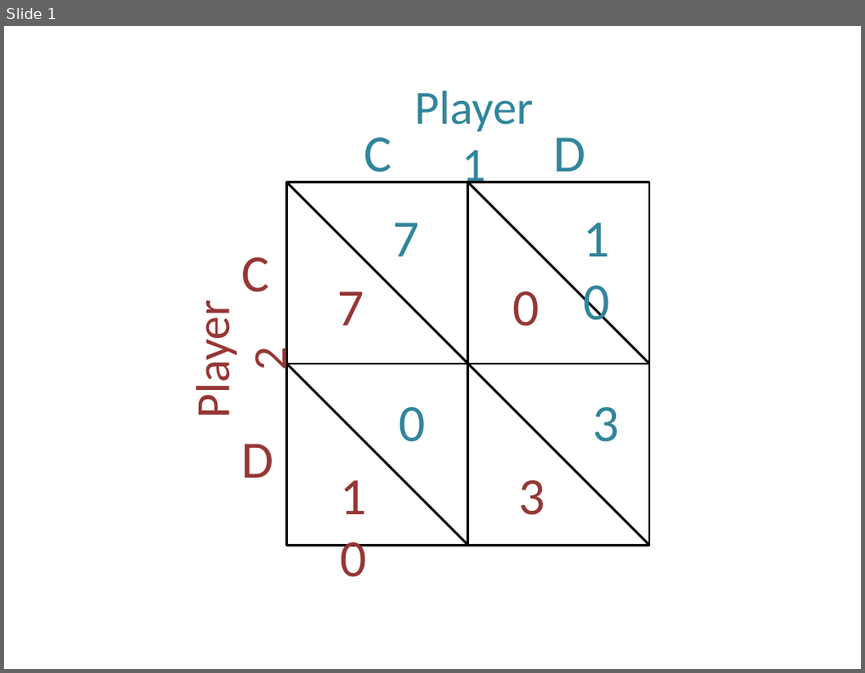
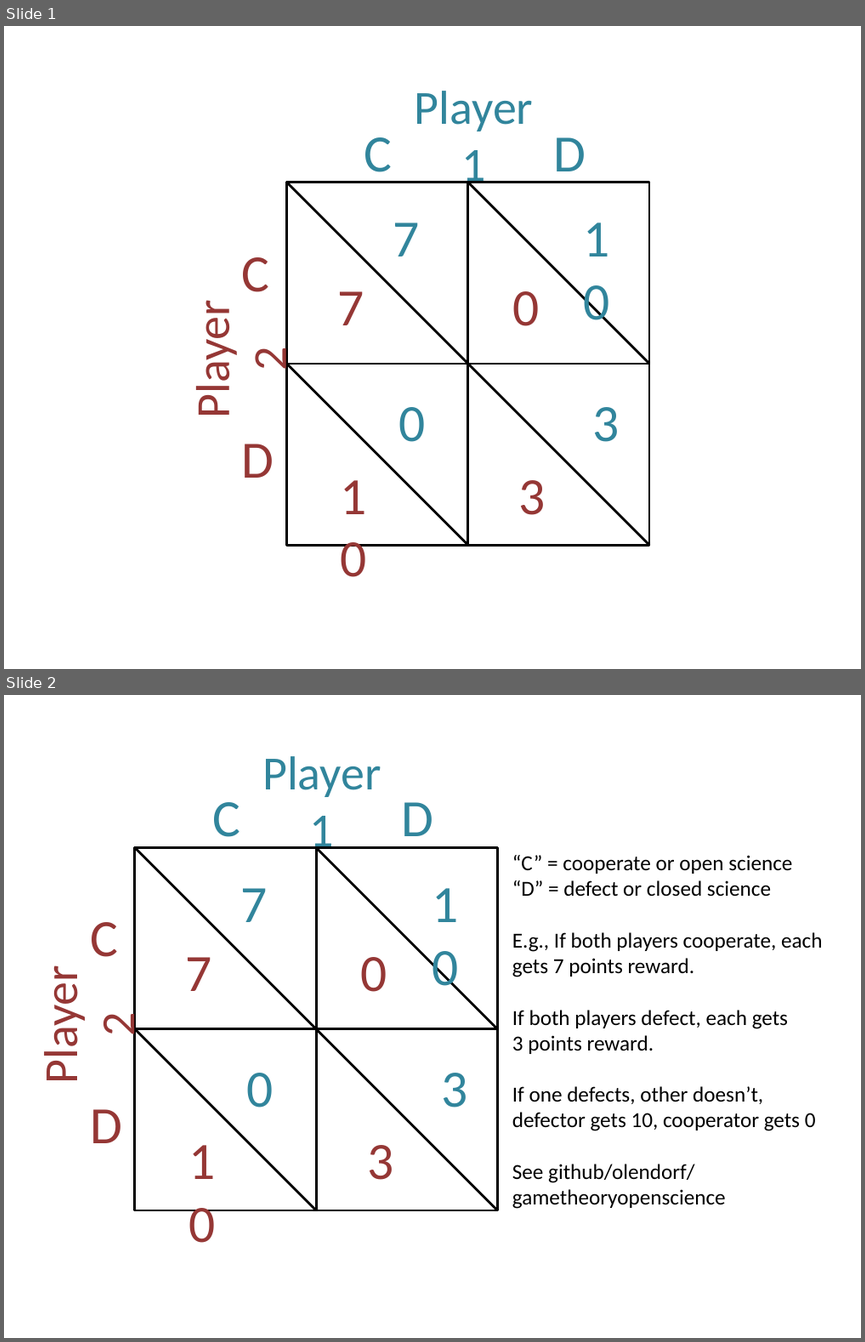
Before and after one commit to olendorf/gametheoryopenscience, a slide deck: gametheoryfigures.pptx. Shown one above the other, each under a label of ours: slide 1 before the commit, slides 1 and 2 after it. The pictures are 865x673 and 865x1342 pixels, drawn with LibreOffice and Linux fonts; fonts in the diff are those of the drawing. Boxes give left, top, right and bottom in pixels: in the first picture for what was removed or moved away, otherwise in the second. Text is boxed around its words. In the diff, an @@ line names an element or a change of style, - is before the commit and + after.

```diff
--- a/gametheoryfigures.pptx
+++ b/gametheoryfigures.pptx
@@ slide 2 added at bbox=[4, 695, 861, 1338], background #FFFFFF @@
@@ text added at bbox=[512, 855, 822, 1208], 18 pt, text #000000 @@
+“C” = cooperate or open science
+“D” = defect or closed science
+E.g., If both players cooperate, each
+gets 7 points reward.
+If both players defect, each gets
+3 points reward.
+If one defects, other doesn’t,
+defector gets 10, cooperator gets 0
+See github/olendorf/
+gametheoryopenscience
@@ group added at bbox=[32, 756, 658, 1210]: 14 texts, 5 lines, 1 rectangle @@
+C
+D
+C
+D
+7
+7
+10
+0
+0
+10
+3
+3
+Player 1
+Player 2
```
Also in this commit, not shown: 2 other slides added, 1 other file.
